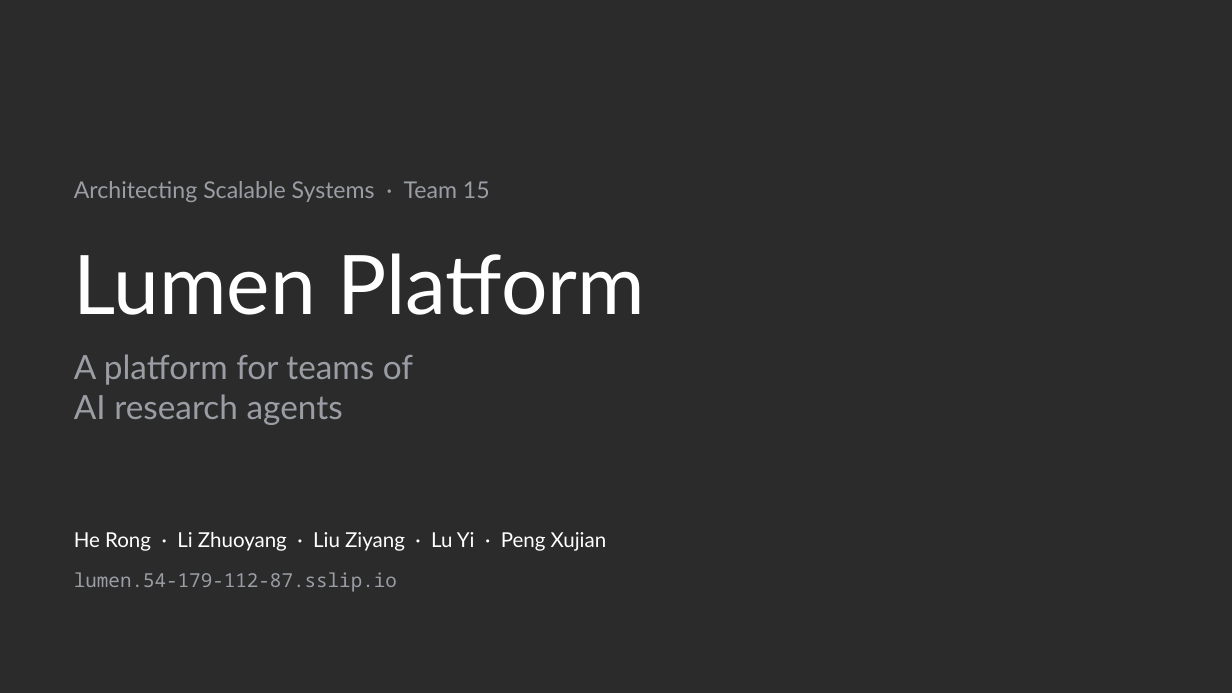
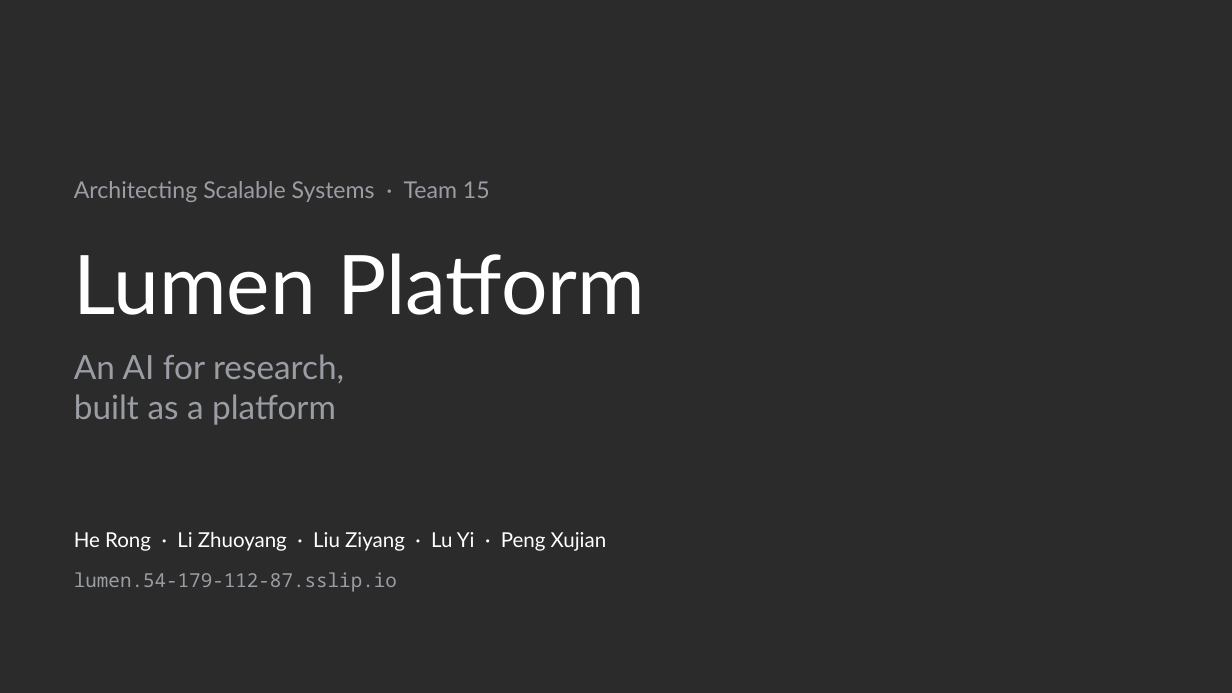
Before and after one commit to ziyangliu-666/lumen-next, a slide deck: slide 1 of docs/platform/slides/out/Team15-Lumen-Platform.pptx. Drawn at 1232x693 pixels with LibreOffice and Linux fonts; fonts in the diff are those of the drawing; background and template pictures are left out; a plain dark background stands for a picture behind light text. Boxes give left, top, right and bottom in pixels: in the first picture for what was removed or moved away, otherwise in the second. Text is boxed around its words. In the diff, an @@ line names an element or a change of style, - is before the commit and + after.

```diff
--- a/docs/platform/slides/out/Team15-Lumen-Platform.pptx
+++ b/docs/platform/slides/out/Team15-Lumen-Platform.pptx
@@ text at [74,354,344,425]: text changed @@
-A platform for teams of
-AI research agents
+An AI for research,
+built as a platform
```
Also in this commit, not shown: 13 other slides changed, 1 slide added, 14 slides removed, 11 other files.
